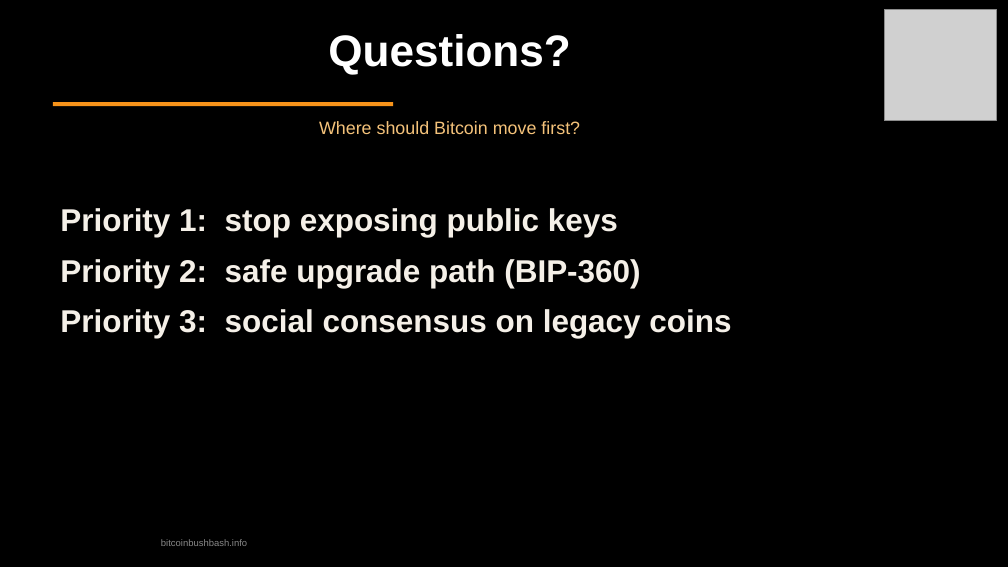
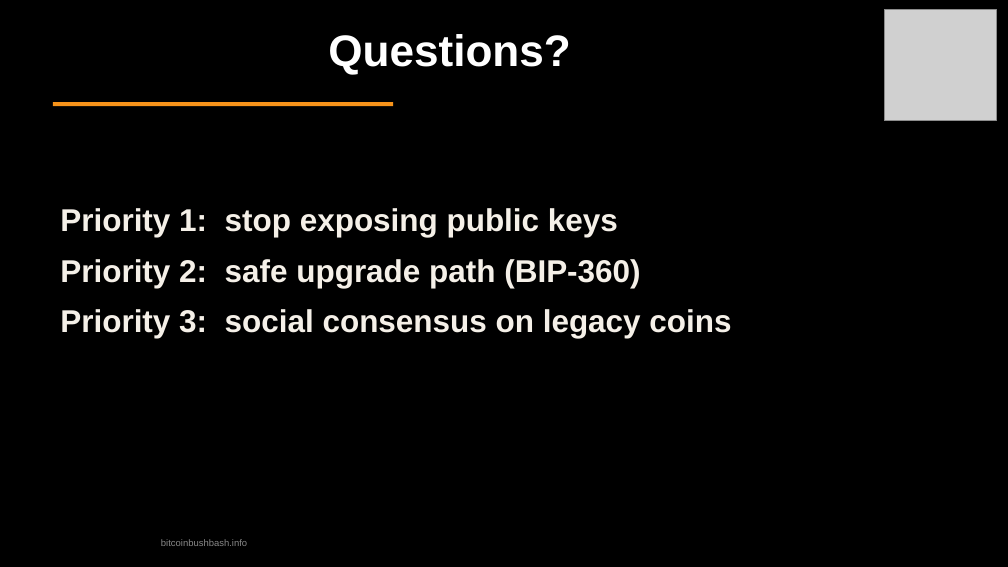
Before and after one commit to TrentOmega/qc-threat, a slide deck: slide 31 of quantum-threat-bitcoin-bushbash.odp. Drawn at 1008x567 pixels with LibreOffice and Linux fonts; fonts in the diff are those of the drawing; grey boxes stand for pictures. Boxes give left, top, right and bottom in pixels: in the first picture for what was removed or moved away, otherwise in the second. Text is boxed around its words. In the diff, an @@ line names an element or a change of style, - is before the commit and + after.

```diff
--- a/quantum-threat-bitcoin-bushbash.odp
+++ b/quantum-threat-bitcoin-bushbash.odp
@@ text removed at (x1=319, y1=121, x2=580, y2=134) @@
-Where should Bitcoin move first?
```
Also in this commit, not shown: 9 other slides changed, 2 slides added, 2 slides removed, 2 other files.
